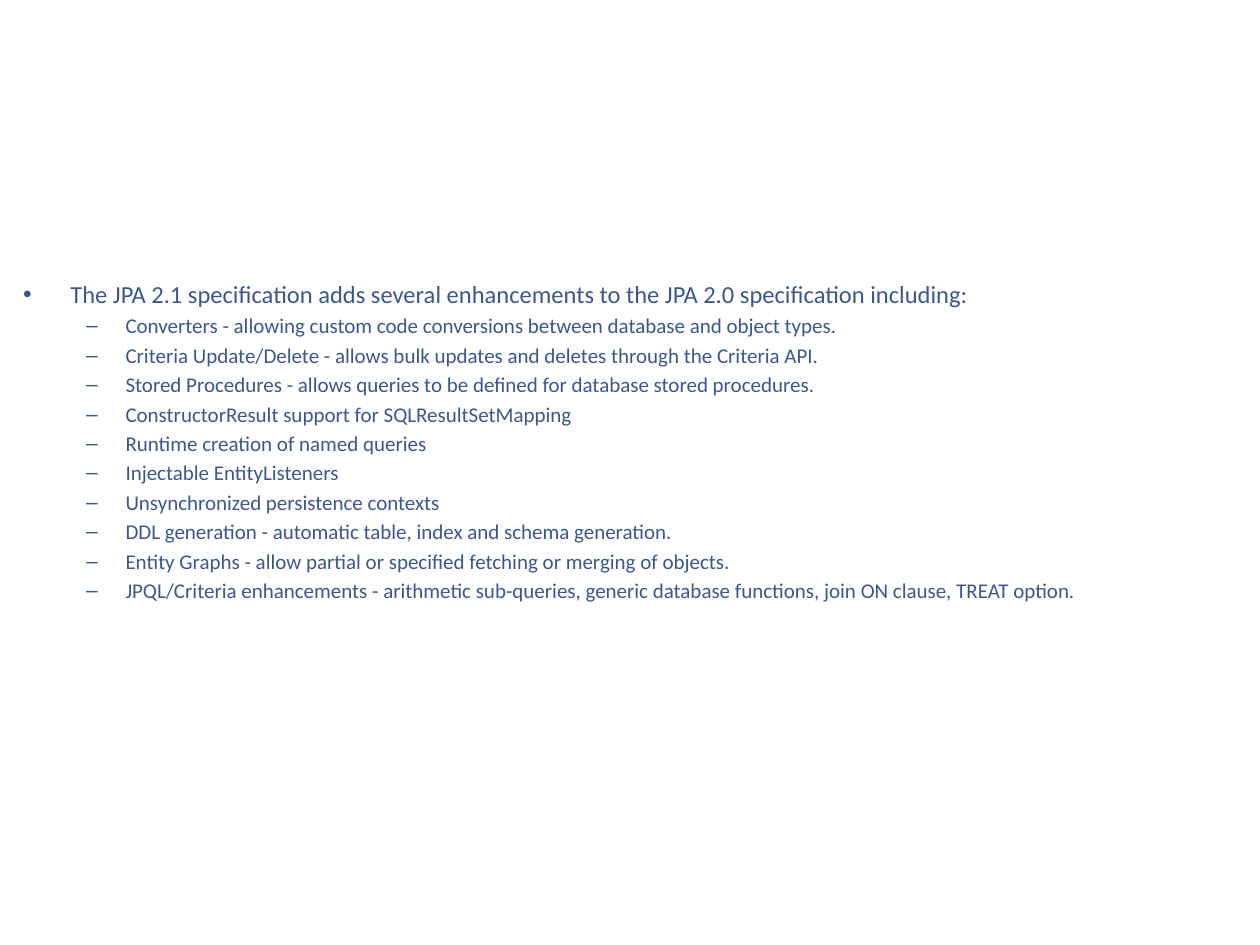
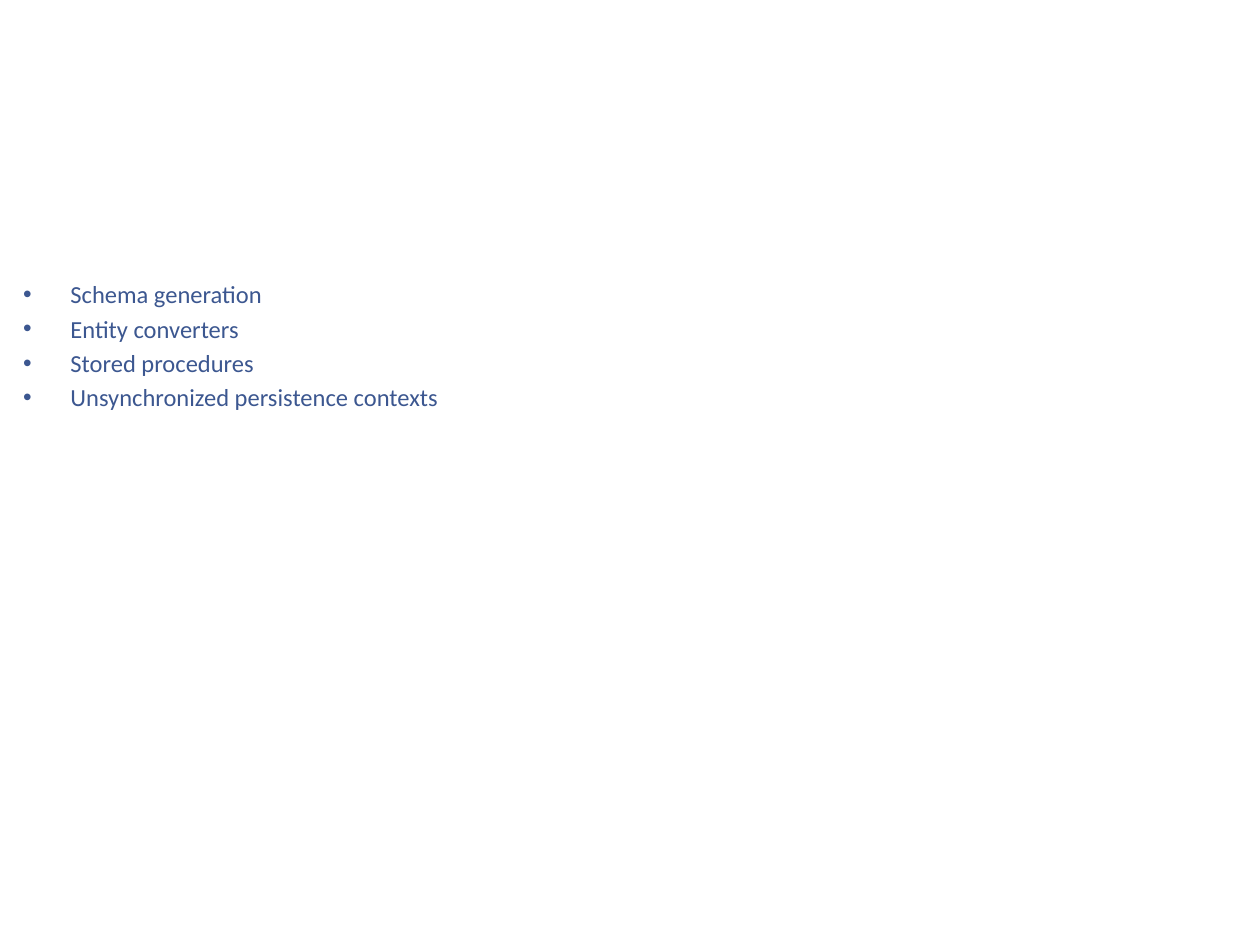
Before and after one commit to kenshincommon/ppts, a slide deck: slide 15 of Presentations/JavaEnterprise7/JavaEnterprise7.pptx (slide 16 before the commit). Drawn at 1260x945 pixels with LibreOffice and Linux fonts; fonts in the diff are those of the drawing; background and template pictures are left out. Boxes give left, top, right and bottom in pixels: in the first picture for what was removed or moved away, otherwise in the second. Text is boxed around its words. In the diff, an @@ line names an element or a change of style, - is before the commit and + after.

```diff
--- a/Presentations/JavaEnterprise7/JavaEnterprise7.pptx
+++ b/Presentations/JavaEnterprise7/JavaEnterprise7.pptx
@@ text at [70,286,262,376]: text changed; size 12 to 14 pt @@
-• The JPA 2.1 specification adds several enhancements to the JPA 2.0 specification including:
-  – Converters - allowing custom code conversions between database and object types.
-  – Criteria Update/Delete - allows bulk updates and deletes through the Criteria API.
-  – Stored Procedures - allows queries to be defined for database stored procedures.
-  – ConstructorResult support for SQLResultSetMapping
-  – Runtime creation of named queries
-  – Injectable EntityListeners
+• Schema generation
+• Entity converters
+• Stored procedures
@@ text at [70,389,438,410]: size 12 to 14 pt in "Unsynchronized persistence contexts"; bullet – to •; list level 2 to 1 in "Unsynchronized persistence contexts" @@
@@ text at [126,524,1074,602]: paragraphs removed @@
-  – DDL generation - automatic table, index and schema generation.
-  – Entity Graphs - allow partial or specified fetching or merging of objects.
-  – JPQL/Criteria enhancements - arithmetic sub-queries, generic database functions, join ON clause, TREAT option.
```
Also in this commit, not shown: 22 other slides changed, 41 slides added, 31 slides removed, 1 other file.
